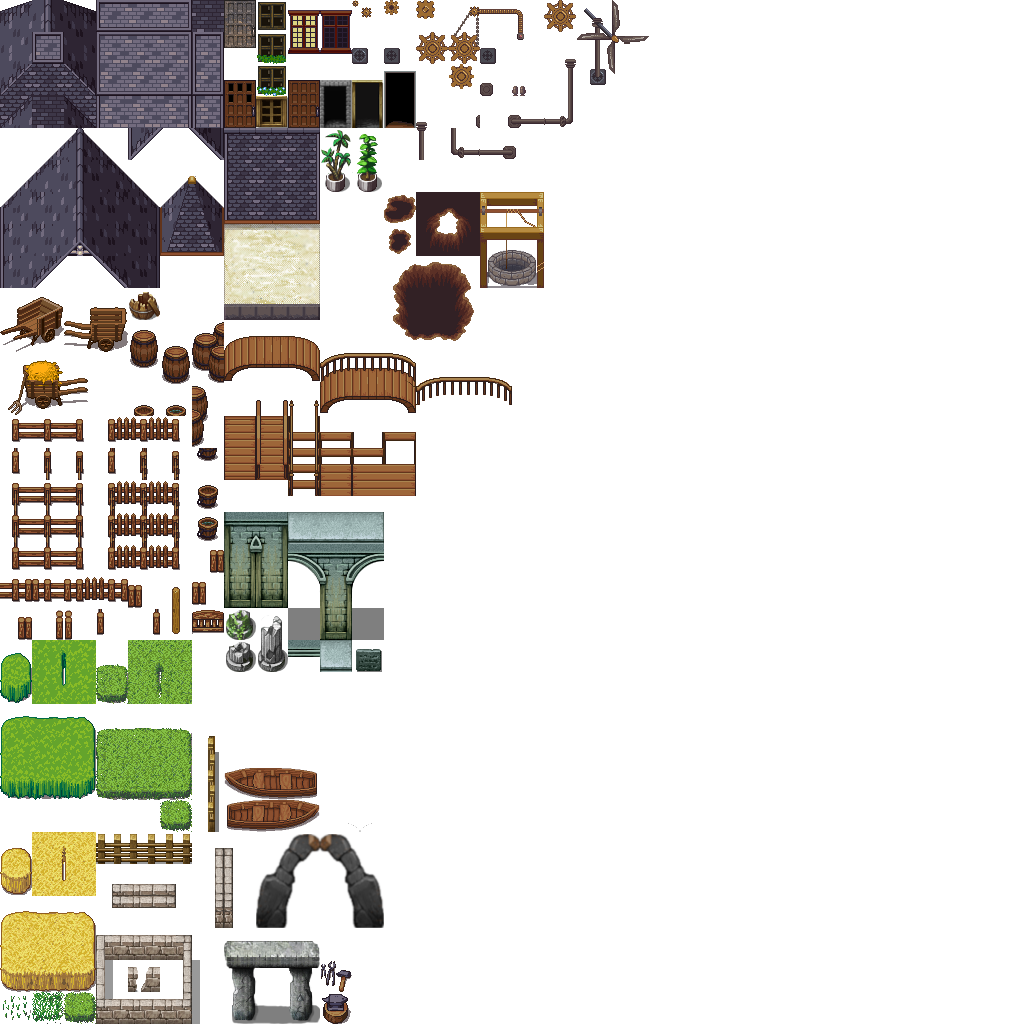
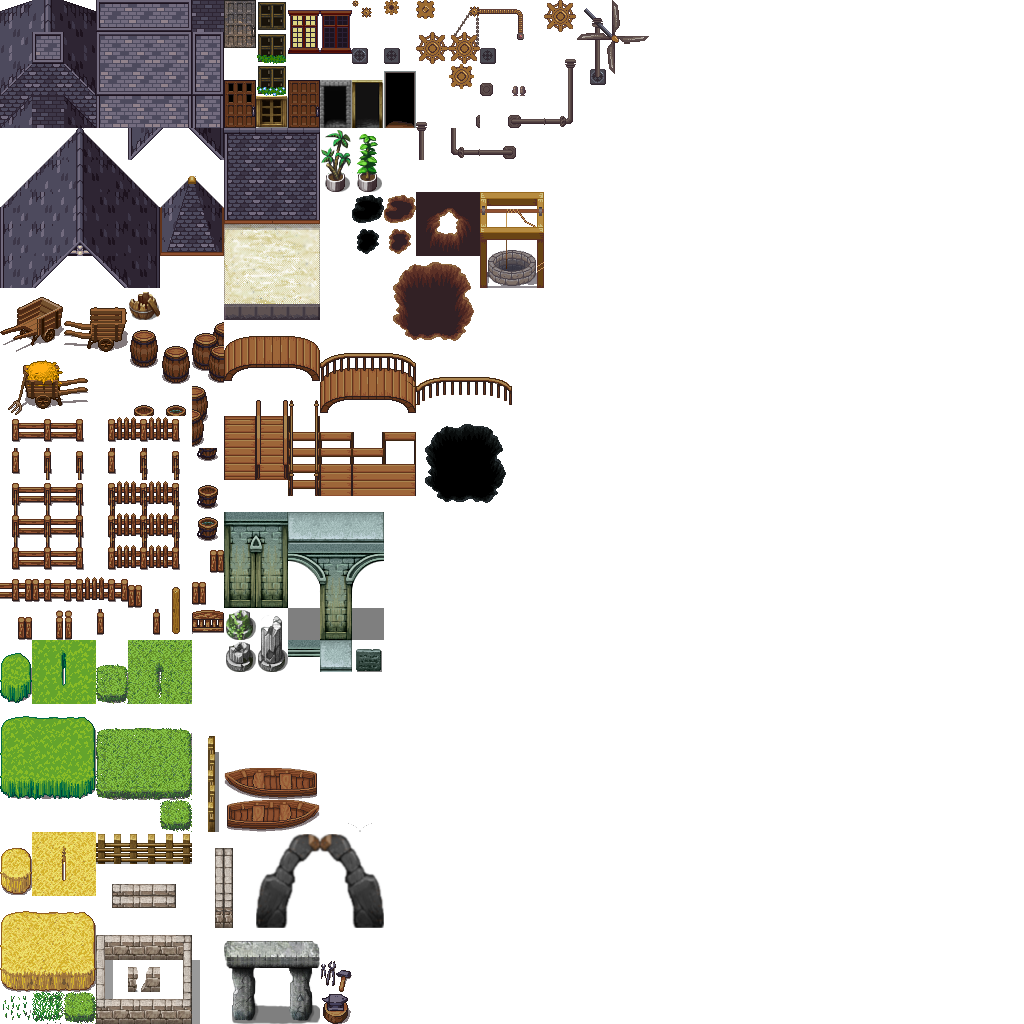
Comparing the layer stacks of the two 1024px x 1024px images. Changes:
added layer "Copie de Copie de Calque" above "Copie de Calque" over [352, 195, 506, 503]
hid "Calque", painted on it over [352, 195, 506, 503]
